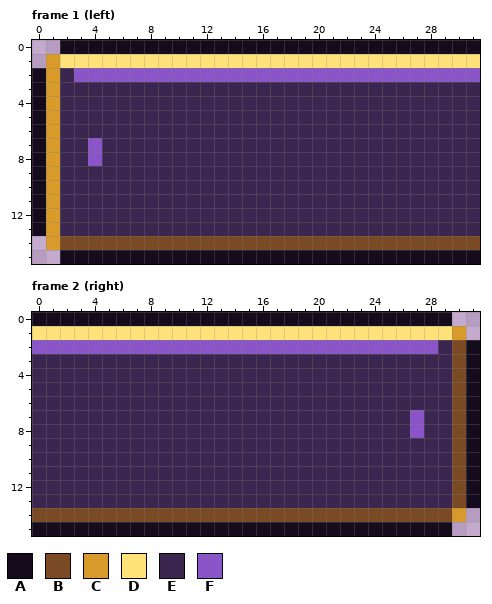
Pixel-art file: projects/007_survivors/art/hud_plaque.aseprite. That is the earlier state.
32x16 pixels, 2 frames. Shown: frame 1 (left), frame 2 (right).
Palette (. is transparent): A #140c1c  B #7a4a24  C #d89a2a  D #ffe27a  E #3b2650  F #8a55c8
Pixels before, frame 1 (left), first column x 0:
 0 ..AAAAAAAAAAAAAAAAAAAAAAAAAAAAAA
 1 .CDDDDDDDDDDDDDDDDDDDDDDDDDDDDDD
 2 ACEFFFFFFFFFFFFFFFFFFFFFFFFFFFFF
 3 ACEEEEEEEEEEEEEEEEEEEEEEEEEEEEEE
 4 ACEEEEEEEEEEEEEEEEEEEEEEEEEEEEEE
 5 ACEEEEEEEEEEEEEEEEEEEEEEEEEEEEEE
 6 ACEEEEEEEEEEEEEEEEEEEEEEEEEEEEEE
 7 ACEEFEEEEEEEEEEEEEEEEEEEEEEEEEEE
 8 ACEEFEEEEEEEEEEEEEEEEEEEEEEEEEEE
 9 ACEEEEEEEEEEEEEEEEEEEEEEEEEEEEEE
10 ACEEEEEEEEEEEEEEEEEEEEEEEEEEEEEE
11 ACEEEEEEEEEEEEEEEEEEEEEEEEEEEEEE
12 ACEEEEEEEEEEEEEEEEEEEEEEEEEEEEEE
13 ACEEEEEEEEEEEEEEEEEEEEEEEEEEEEEE
14 .CBBBBBBBBBBBBBBBBBBBBBBBBBBBBBB
15 ..AAAAAAAAAAAAAAAAAAAAAAAAAAAAAA
Pixels before, frame 2 (right), first column x 0:
 0 AAAAAAAAAAAAAAAAAAAAAAAAAAAAAA..
 1 DDDDDDDDDDDDDDDDDDDDDDDDDDDDDDC.
 2 FFFFFFFFFFFFFFFFFFFFFFFFFFFFFEBA
 3 EEEEEEEEEEEEEEEEEEEEEEEEEEEEEEBA
 4 EEEEEEEEEEEEEEEEEEEEEEEEEEEEEEBA
 5 EEEEEEEEEEEEEEEEEEEEEEEEEEEEEEBA
 6 EEEEEEEEEEEEEEEEEEEEEEEEEEEEEEBA
 7 EEEEEEEEEEEEEEEEEEEEEEEEEEEFEEBA
 8 EEEEEEEEEEEEEEEEEEEEEEEEEEEFEEBA
 9 EEEEEEEEEEEEEEEEEEEEEEEEEEEEEEBA
10 EEEEEEEEEEEEEEEEEEEEEEEEEEEEEEBA
11 EEEEEEEEEEEEEEEEEEEEEEEEEEEEEEBA
12 EEEEEEEEEEEEEEEEEEEEEEEEEEEEEEBA
13 EEEEEEEEEEEEEEEEEEEEEEEEEEEEEEBA
14 BBBBBBBBBBBBBBBBBBBBBBBBBBBBBBC.
15 AAAAAAAAAAAAAAAAAAAAAAAAAAAAAA..
Now the later version:
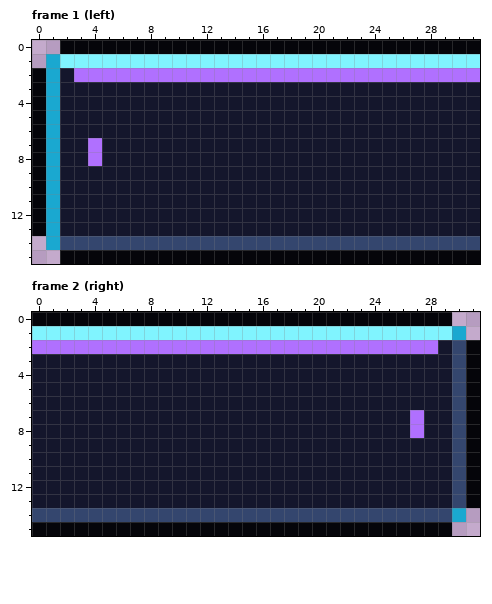
What changed:
{"colour":"A","old":"#140c1c","new":"#05050a"}
{"colour":"B","old":"#7a4a24","new":"#34466e"}
{"colour":"C","old":"#d89a2a","new":"#1aa8d0"}
{"colour":"D","old":"#ffe27a","new":"#80f4ff"}
{"colour":"E","old":"#3b2650","new":"#14162c"}
{"colour":"F","old":"#8a55c8","new":"#b070ff"}
